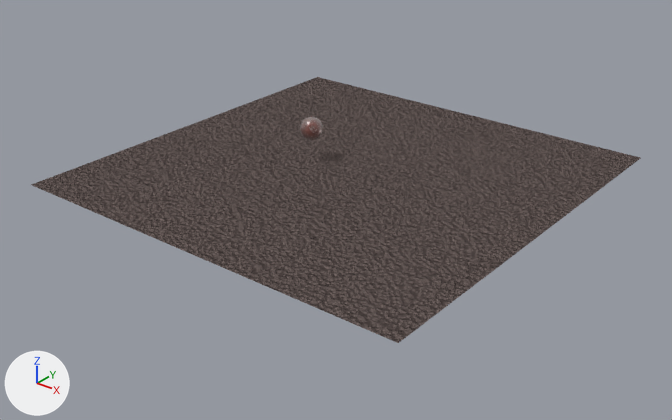
Before and after pictures for a commit that changed the Blender file slides/videos/renderedBouncingBall.blend.
Rendered twice from a camera (50 mm lens) standing at (49.3, -58.2, 32.0) and looking at (4.6, -2.3, -2.7). The axes (+X, +Y, +Z) are drawn at lower left. The lights are the same throughout.

The scene before the commit, as lines of its bpy script (objects in view):
```python
mat_material_001 = bpy.data.materials.new('Material.001')
mat_material_001.use_nodes = True; mat_material_001.node_tree.nodes.clear()
_N = mat_material_001.node_tree.nodes; _L = mat_material_001.node_tree.links
n0 = _N.new('ShaderNodeOutputMaterial'); n0.name = 'Material Output'
n1 = _N.new('ShaderNodeTexVoronoi'); n1.name = 'Voronoi Texture'
n1.inputs[2].default_value = 100.0  # 'Scale'
n2 = _N.new('ShaderNodeBsdfDiffuse'); n2.name = 'Diffuse BSDF'
n2.inputs[0].default_value = (0.187, 0.145, 0.136, 1.0)  # 'Color', grey #786a67
n3 = _N.new('ShaderNodeDisplacement'); n3.name = 'Displacement'
n3.inputs[1].default_value = 0.0  # 'Midlevel'
n3.inputs[2].default_value = 0.1  # 'Scale'
n4 = _N.new('ShaderNodeMath'); n4.name = 'Math'
n4.operation = 'MULTIPLY'
_L.new(n2.outputs[0], n0.inputs[0])  # 'BSDF' to 'Surface'
_L.new(n3.outputs[0], n0.inputs[2])  # 'Displacement' to 'Displacement'
_L.new(n4.outputs[0], n3.inputs[0])  # 'Value' to 'Height'
_L.new(n1.outputs[0], n4.inputs[0])  # 'Distance' to 'Value'
_L.new(n1.outputs[0], n4.inputs[1])  # 'Distance' to 'Value'
me_plane = bpy.data.meshes.new('Plane')
me_plane.from_pydata(...)  # 4225 vertices, 4096 faces; spans x -1.0..1.0, y -1.0..1.0, z 0.0
me_plane.materials.append(mat_material_001)
me_sphere = bpy.data.meshes.new('Sphere')
me_sphere.from_pydata(...)  # a UV sphere (32 segments, 16 rings, poles along z) spanning x -1.0..1.0, y -1.0..1.0, z -1.0..1.0
me_sphere.polygons.foreach_set('use_smooth', [True] * 512)
me_sphere.materials.append(mat_material)
ob_plane = bpy.data.objects.new('Plane', me_plane)
ob_plane.location = (3.82, 0.0, 0.0)
ob_plane.scale = (18.7, 18.7, 18.7)
ob_sphere = bpy.data.objects.new('Sphere', me_sphere)
ob_sphere.location = (0.0, 0.0, 3.0)
```
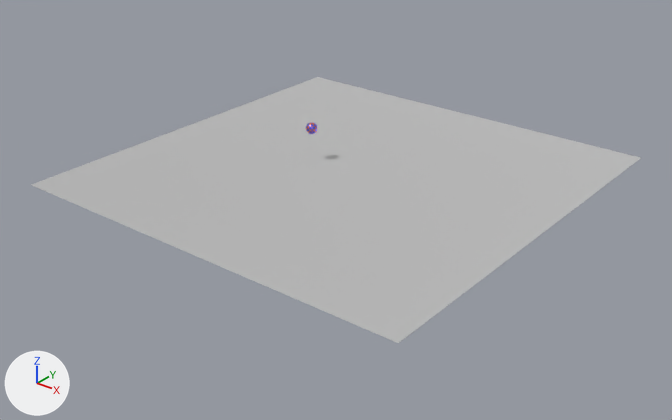
Changed parts and their boxes [x1, y1, x2, y2] in the pictures (672 x 420 px):
```json
{"object": "Plane", "change": "surface changed", "before": [31, 77, 641, 343], "after": [31, 77, 641, 343]}
{"object": "Sphere", "change": "rescaled", "before": [300, 117, 323, 140], "after": [306, 123, 317, 134], "on screen": "50% narrower, 50% shorter"}
```

Edits to the scene script, one JSON object a line:
```json
{"block": "mat_material_001", "change": "nodes: BsdfDiffuse, Displacement, Math, OutputMaterial, TexVoronoi"}
{"block": "mat_material_001", "change": "colours: grey #786a67"}
{"block": "mat_material_001", "change": "nodes: BsdfDiffuse, OutputMaterial"}
{"block": "mat_material_001", "change": "colours: grey #bcbcbc"}
{"op": "set", "path": "ob_sphere.scale", "old": "(1.0, 1.0, 1.0)", "new": "(0.5, 0.5, 0.5)"}
```
